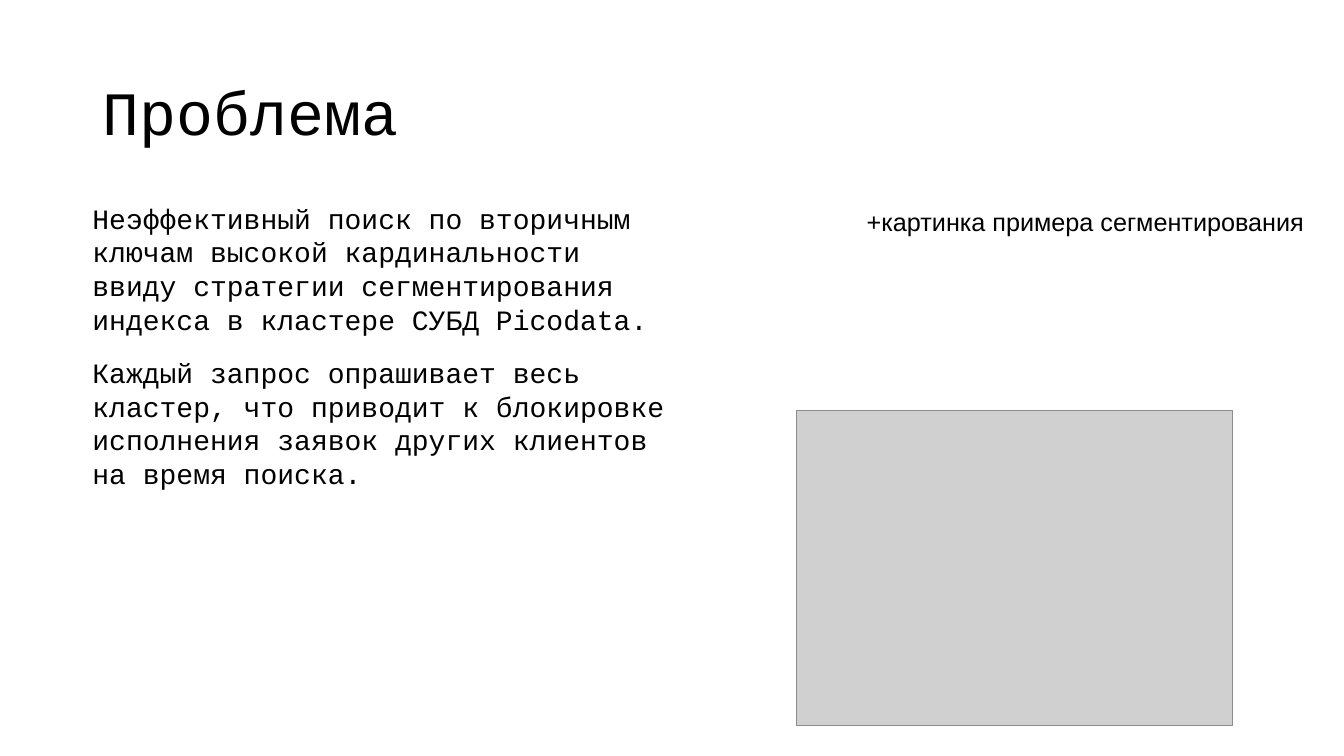
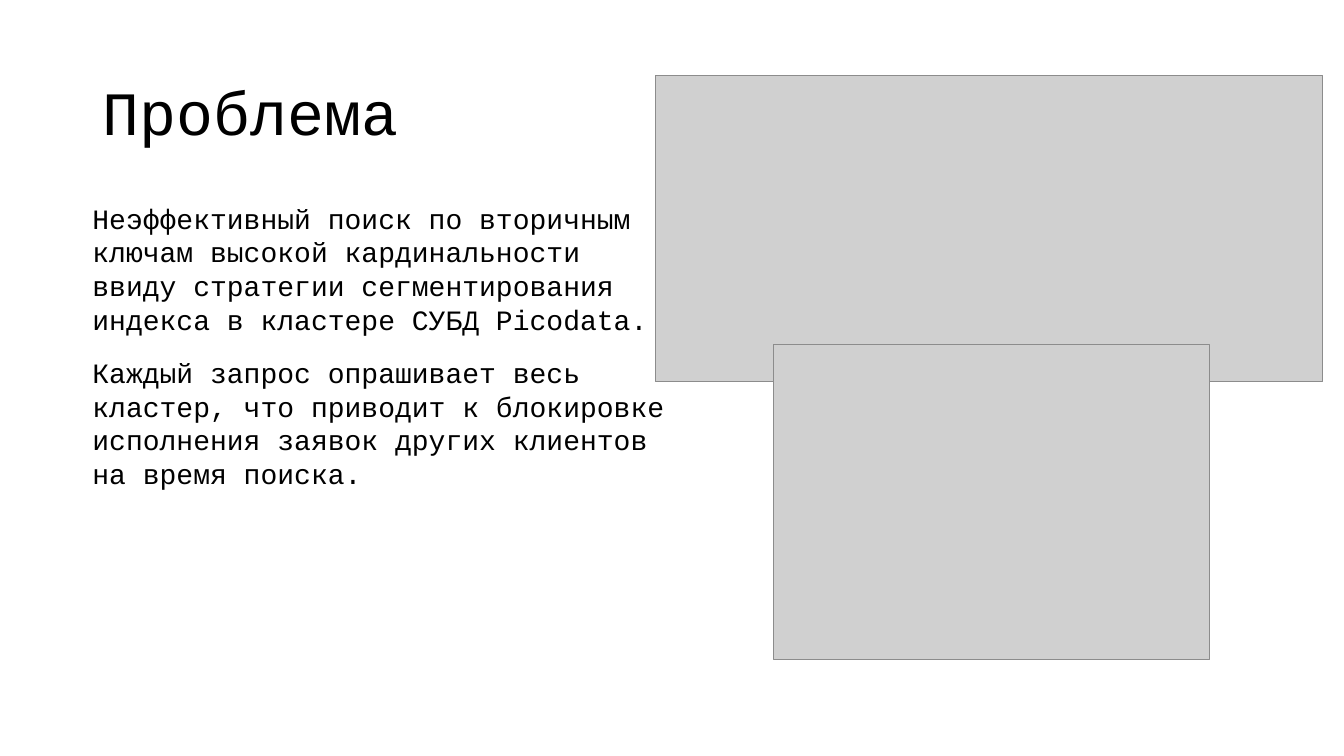
Before and after one commit to vitosotdihaet/pind, a slide deck: slide 3 of presentation.odp. Drawn at 1344x756 pixels with LibreOffice and Linux fonts; fonts in the diff are those of the drawing; grey boxes stand for pictures. Boxes give left, top, right and bottom in pixels: in the first picture for what was removed or moved away, otherwise in the second. Text is boxed around its words. In the diff, an @@ line names an element or a change of style, - is before the commit and + after.

```diff
--- a/presentation.odp
+++ b/presentation.odp
@@ picture added at <box>655,76,1323,382</box> @@
@@ text removed at <box>867,216,1303,237</box> @@
-+картинка примера сегментирования
@@ picture: place and size @@
-picture at <box>797,410,1232,725</box>
+picture at <box>774,344,1210,658</box>
```
Also in this commit, not shown: 5 other slides changed, 10 other files.
